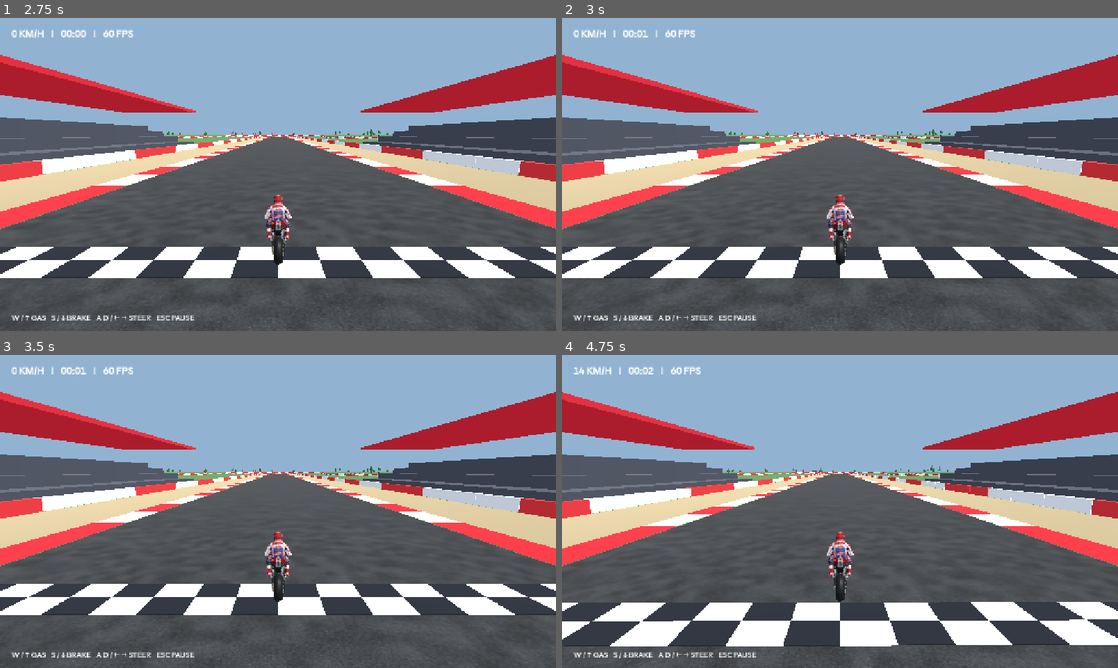
Above: before the commit, frames 1-4 (two rows, left to right).
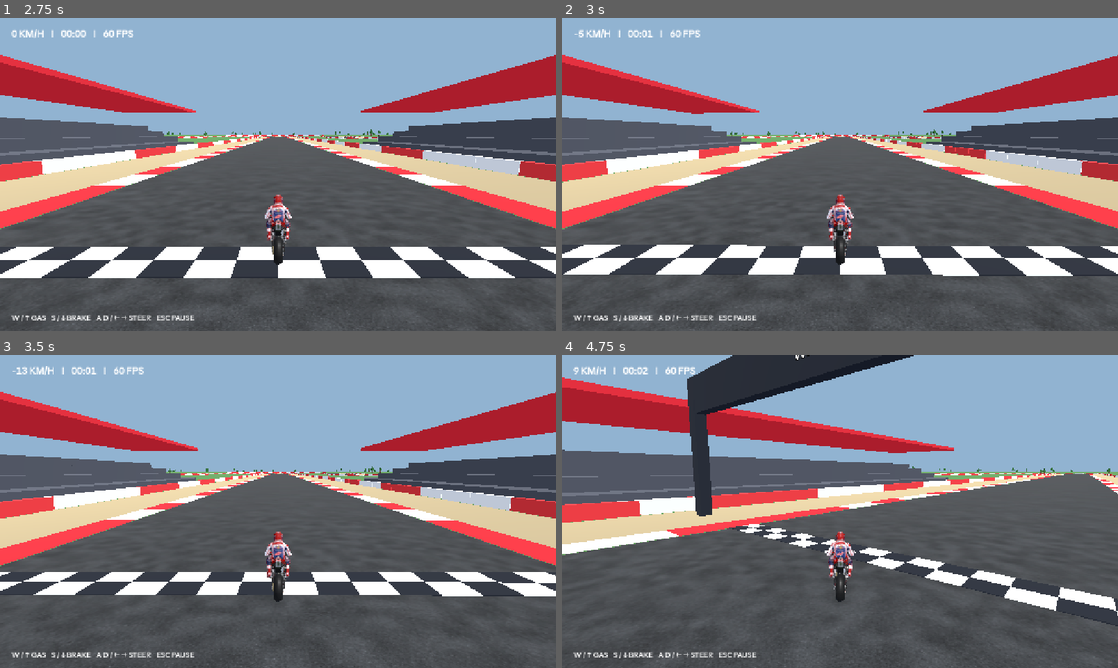
Above: after the commit, the same moments.

Repository: Ahad00010/WMC
Game: Godot game, scene res://main.tscn
Two runs of this game, one before a commit and one after it. Both use one fixed random seed, a clock stepped at 60 frames per second and the inputs below.
Inputs (mouse positions are in pixels of both pictures, inside the frame that each line leads up to):
- Up to frame 1 (2.75 s): click "Sign in with Google" at 0.5 s; click "PLAY" at 1.25 s; tap Enter at 2 s; move the mouse to (400, 158) at 2.02 s; hold D from 2.03 s (still down); click (400, 158) at 2.17 s; tap Space at 2.27 s
- Up to frame 2 (3 s): tap Space at 2.75 s; move the mouse to (728, 190) at 2.77 s; release D at 2.78 s; hold S from 2.78 s (still down)
- Up to frame 3 (3.5 s): keep holding S; tap Space at 3.02 s
- Up to frame 4 (4.75 s): move the mouse to (895, 442) at 3.52 s; release S at 3.53 s; hold D 3.53-4.28 s; move the mouse to (812, 574) at 4.27 s; hold W from 4.28 s (still down); click (812, 574) at 4.42 s; tap Space at 4.52 s

Frame 1 is identical in both runs. In frame 2, 2.9% of the frame differs, in the area x 0-100%, y 3-100%; in frame 3, 13%; in frame 4, 44%, in the area x 0-100%, y 0-100%.

Commit message:
Fix native cornering, reverse, walls and profile editor
Co-authored-by: arena-agent <297053741+arena-agent@users.noreply.github.com>

Diff:
--- a/native-prototype/auth.gd
+++ b/native-prototype/auth.gd
@@ -3,6 +3,7 @@
 # Native system-browser OAuth with PKCE. Tokens are held only in memory.
 signal status_changed(message: String)
 signal profile_loaded(profile: Dictionary)
+signal profile_error(message: String)
 const URL := "https://siwvtpijqgtshaknzoyb.supabase.co"
 const KEY := "sb_publishable_YZDH8wjnu0_NoZZN1FXkhQ_c3Gvyqoa"
 const PORT := 18674
@@ -12,6 +13,8 @@
 var input := ""
 var verifier := ""
 var access_token := ""
+var user_id := ""
+var operation := ""
 var pending_at := 0
 var request: HTTPRequest
 
@@ -96,41 +99,86 @@
  status_changed.emit("Finishing sign-in…")
  var payload := JSON.stringify({"auth_code": code, "code_verifier": verifier})
  verifier = ""
+ operation = "token"
  var err := request.request(URL + "/auth/v1/token?grant_type=pkce", ["apikey: " + KEY, "Content-Type: application/json"], HTTPClient.METHOD_POST, payload)
  if err != OK:
   status_changed.emit("Could not contact sign-in service")
 
 func _response(result: int, status: int, _headers: PackedStringArray, body: PackedByteArray) -> void:
+ var current := operation
+ operation = ""
+ var data = JSON.parse_string(body.get_string_from_utf8())
  if result != HTTPRequest.RESULT_SUCCESS or status < 200 or status >= 300:
-  access_token = ""
-  status_changed.emit("Sign-in or profile request failed; try again")
+  if current == "save":
+   var message := "Could not save profile. Please try again."
+   if data is Dictionary and data.get("code", "") == "23505":
+    message = "That username is already taken."
+   elif status == 401 or status == 403:
+    message = "Session expired. Sign in again."
+   profile_error.emit(message)
+  else:
+   access_token = ""
+   user_id = ""
+   status_changed.emit("Sign-in or profile request failed; try again")
   return
- var data = JSON.parse_string(body.get_string_from_utf8())
- if data is Dictionary and data.has("access_token"):
+ if current == "token" and data is Dictionary and data.has("access_token"):
   access_token = str(data.access_token)
   var user = data.get("user", {})
   if not user is Dictionary or not user.has("id"):
    access_token = ""
    status_changed.emit("Sign-in response missing user")
    return
-  var id: String = str(user.id)
-  var path := "/rest/v1/rider_profiles?select=username,display_name,rider_number,plate_color&id=eq." + id.uri_encode()
+  user_id = str(user.id)
+  var path := "/rest/v1/rider_profiles?select=username,display_name,rider_number,plate_color&id=eq." + user_id.uri_encode()
+  operation = "load"
   var err := request.request(URL + path, ["apikey: " + KEY, "Authorization: Bearer " + access_token], HTTPClient.METHOD_GET)
   if err != OK:
-   access_token = ""
+   operation = ""
    status_changed.emit("Could not load your rider profile")
- elif data is Array:
-  if data.size() == 0:
-   status_changed.emit("No rider profile yet — create one in the web game")
-  elif data[0] is Dictionary:
+ elif (current == "load" or current == "save") and data is Array:
+  if data.is_empty() and current == "load":
+   profile_loaded.emit({})
+  elif not data.is_empty() and data[0] is Dictionary:
    profile_loaded.emit(data[0])
+  else:
+   profile_error.emit("Profile could not be saved; please try again")
  else:
-  access_token = ""
-  status_changed.emit("Unexpected sign-in response")
+  status_changed.emit("Unexpected sign-in or profile response")
+
+func save_profile(display_name: String, username: String, number: int, color: String) -> void:
+ if access_token.is_empty() or user_id.is_empty():
+  profile_error.emit("Sign in first")
+  return
+ if request.get_http_client_status() != HTTPClient.STATUS_DISCONNECTED:
+  profile_error.emit("Please wait for the current request")
+  return
+ var name_pattern := RegEx.new()
+ name_pattern.compile("^\\S+\\s+\\S+(?:\\s+.*\\S)?$")
+ var username_pattern := RegEx.new()
+ username_pattern.compile("^[a-z0-9_]{3,20}$")
+ var name := " ".join(display_name.strip_edges().split(" ", false))
+ var handle := username.strip_edges().to_lower()
+ if name.length() > 15 or name_pattern.search(name) == null:
+  profile_error.emit("Use at least two names, no more than 15 characters.")
+  return
+ if username_pattern.search(handle) == null:
+  profile_error.emit("Username must be 3–20 letters, numbers or underscores.")
+  return
+ if number < 10 or number > 99 or color not in ["blue", "red", "yellow", "orange", "green", "cyan", "purple", "pink", "white", "black", "silver"]:
+  profile_error.emit("Choose a two-digit number and a plate color.")
+  return
+ var payload := JSON.stringify({"id": user_id, "display_name": name, "username": handle, "rider_number": number, "plate_color": color})
+ operation = "save"
+ var err := request.request(URL + "/rest/v1/rider_profiles?on_conflict=id&select=username,display_name,rider_number,plate_color", ["apikey: " + KEY, "Authorization: Bearer " + access_token, "Content-Type: application/json", "Prefer: resolution=merge-duplicates,return=representation"], HTTPClient.METHOD_POST, payload)
+ if err != OK:
+  operation = ""
+  profile_error.emit("Could not contact profile service.")
 
 func sign_out() -> void:
  listener.stop()
  verifier = ""
  request.cancel_request()
  access_token = ""
+ user_id = ""
+ operation = ""
  status_changed.emit("Signed out on this device")
--- a/native-prototype/main.gd
+++ b/native-prototype/main.gd
@@ -23,6 +23,7 @@
 var speed := 0.0
 var heading := 0.0
 var steer := 0.0
+var impact_cooldown := 0.0
 var nearest := 0
 var elapsed := 0.0
 var active := false
@@ -47,6 +48,14 @@
 var auth_button: Button
 var sign_out_button: Button
 var auth: Node
+var profile: Dictionary = {}
+var profile_panel: Control
+var profile_error: Label
+var profile_name: LineEdit
+var profile_username: LineEdit
+var profile_number: SpinBox
+var profile_color: OptionButton
+var profile_save: Button
 
 func _ready() -> void:
  mobile = OS.has_feature("mobile")
@@ -323,6 +332,7 @@
  camera.look_at(bike.position + direction * 7.0 + Vector3.UP, Vector3.UP)
  speed = 0.0
  steer = 0.0
+ impact_cooldown = 0.0
  elapsed = 0.0
  active = false
  paused = false
@@ -331,48 +341,85 @@
  for key in touch:
   touch[key] = false
 
+# Project onto nearby road segments, rather than measuring to sparse point
+# samples. This keeps surface classification stable through corners.
+func _track_projection() -> Dictionary:
+ var best := INF
+ var closest := nearest
+ var best_point := Vector3.ZERO
+ var best_side := Vector3.RIGHT
+ for offset in range(-40, 41):
+  var i := posmod(nearest + offset, track.size())
+  var a := track[i]
+  var b := track[(i + 1) % track.size()]
+  var point := Geometry3D.get_closest_point_to_segment(bike.position, a, b)
+  var d := bike.position.distance_squared_to(point)
+  if d < best:
+   best = d
+   closest = i
+   best_point = point
+   var tangent := (b - a).normalized()
+   best_side = Vector3(-tangent.z, 0, tangent.x)
+ nearest = closest
+ return {"point": best_point, "side": best_side, "lat": (bike.position - best_point).dot(best_side)}
+
 func _physics_process(dt: float) -> void:
  if not active:
   return
  elapsed += dt
  var throttle: bool = Input.is_key_pressed(KEY_W) or Input.is_key_pressed(KEY_UP) or touch.accelerate
  var hard_brake: bool = Input.is_key_pressed(KEY_SPACE)
- var braking: bool = hard_brake or Input.is_key_pressed(KEY_S) or Input.is_key_pressed(KEY_DOWN) or touch.brake
+ var braking: bool = Input.is_key_pressed(KEY_S) or Input.is_key_pressed(KEY_DOWN) or touch.brake
  var left: bool = Input.is_key_pressed(KEY_A) or Input.is_key_pressed(KEY_LEFT) or touch.left
  var right: bool = Input.is_key_pressed(KEY_D) or Input.is_key_pressed(KEY_RIGHT) or touch.right
- var turn := float(int(left) - int(right))
- steer = move_toward(steer, turn, dt * 3.5)
- if braking:
-  speed = maxf(speed - (40.0 if hard_brake else 30.0) * dt, 0.0)
- elif throttle:
-  # Same acceleration curve and top speed as the website's race physics.
-  var acceleration := 17.0 * (1.0 - pow(clampf(speed / MAX_SPEED, 0.0, 1.0), 1.6))
-  speed = minf(speed + acceleration * dt, MAX_SPEED)
- else:
-  speed = maxf(speed - (1.3 + 0.0007 * speed * speed) * dt, 0.0)
- heading += steer * dt * clampf(speed / 35.0, 0.0, 1.0) * 0.8
+ var surface := _track_projection()
+ var offset: float = absf(surface.lat)
+ var grip := 0.5 if offset > ROAD_WIDTH + 2.0 else (0.92 if offset > ROAD_WIDTH else 1.0)
+ var max_speed := MAX_SPEED * 0.36 if offset > ROAD_WIDTH + 2.0 else MAX_SPEED
+ var acceleration := 0.0
+ if throttle:
+  acceleration = 17.0 * (1.0 - pow(maxf(speed, 0.0) / max_speed, 1.6))
+  if speed < 0:
+   acceleration = 22.0
+ if braking or hard_brake:
+  if hard_brake:
+   acceleration = -40.0 * grip if speed > 0 else (40.0 * grip if speed < 0 else 0.0)
+  elif speed > 0.4:
+   acceleration = -30.0 * grip
+  elif not throttle:
+   acceleration = -9.0 if speed > -9.0 else 0.0
+ if not throttle and not braking and not hard_brake:
+  acceleration = -(1.3 + 0.0007 * speed * speed) * signf(speed)
+ if speed > max_speed:
+  acceleration -= minf(40.0, (speed - max_speed) * 3.0 + 8.0)
+ acceleration -= 2.2 * absf(steer) * (absf(speed) / MAX_SPEED) * signf(speed)
+ var old_speed := speed
+ speed += acceleration * dt
+ if (hard_brake or (not throttle and not braking)) and old_speed * speed <= 0:
+  speed = 0.0
+ var target := float(int(left) - int(right))
+ var response := 5.5 if target != 0.0 else (16.0 if braking or hard_brake else 9.0)
+ steer = lerpf(steer, target, minf(1.0, dt * response))
+ var absolute_speed := absf(speed)
+ # The old prototype turned at a fixed rate even at high speed, throwing the
+ # bike straight into gravel in normal corners. Match the website's speed/grip curve.
+ var yaw := steer * minf(1.9, 18.0 * grip / maxf(absolute_speed, 0.01)) * minf(1.0, absolute_speed / 4.0) * (1.0 if speed >= 0 else -0.7)
+ heading += yaw * dt
  var forward := Vector3(sin(heading), 0, cos(heading))
  bike.position += forward * speed * dt
+ surface = _track_projection()
+ var lateral: float = surface.lat
+ var wall := ROAD_WIDTH + 9.0
+ if absf(lateral) > wall:
+  var side: Vector3 = surface.side
+  bike.position -= side * (lateral - signf(lateral) * wall)
+  if impact_cooldown <= 0.0:
+   speed *= 0.6
+   impact_cooldown = 0.5
+  speed -= speed * minf(1.0, 2.2 * dt)
+ impact_cooldown = maxf(0.0, impact_cooldown - dt)
  bike.rotation.y = heading
- visual.rotation.z = lerpf(visual.rotation.z, -steer * clampf(speed / 50.0, 0.0, 1.0) * 0.35, minf(1, dt * 6))
- # Driving advances only a few metres per physics tick. Search locally so the
- # denser, better-looking road does not add a full-lap scan on every frame.
- var best := INF
- var closest := nearest
- for offset in range(-40, 41):
-  var i := posmod(nearest + offset, track.size())
-  var dist := bike.position.distance_squared_to(track[i])
-  if dist < best:
-   best = dist
-   closest = i
- nearest = closest
- # Approximate the distance to the nearest road segment.
- var prev := track[(nearest - 1 + track.size()) % track.size()]
- var current := track[nearest]
- var next := track[(nearest + 1) % track.size()]
- var distance := minf(bike.position.distance_to(Geometry3D.get_closest_point_to_segment(bike.position, prev, current)), bike.position.distance_to(Geometry3D.get_closest_point_to_segment(bike.position, current, next)))
- if distance > ROAD_WIDTH + 2.0:
-  speed = maxf(0, speed - 14.0 * dt)
+ visual.rotation.z = lerpf(visual.rotation.z, -steer * clampf(absolute_speed / 24.0, 0.0, 1.0) * 1.05, minf(1, dt * 6.5))
  camera.position = bike.position - forward * 7.0 + Vector3.UP * 3.0
  camera.look_at(bike.position + forward * 7.0 + Vector3.UP, Vector3.UP)
  camera.rotate_object_local(Vector3.BACK, -visual.rotation.z * 0.07)
@@ -437,6 +484,7 @@
   _label(controls, "W / ↑ GAS    S / ↓ BRAKE    A D / ← → STEER    ESC PAUSE", 18, Vector2(26, 680))
  _make_pause_menu(layer)
  _make_menu(layer)
+ _make_profile_editor(layer)
 
 func _unhandled_key_input(event: InputEvent) -> void:
  if event is InputEventKey and event.pressed and not event.echo and event.keycode == KEY_ESCAPE:
@@ -520,10 +568,21 @@
  auth = AUTH_SCRIPT.new()
  add_child(auth)
  auth.status_changed.connect(func(message: String): auth_status.text = message)
- auth.profile_loaded.connect(func(profile: Dictionary):
-  auth_status.text = "@%s  ·  #%s  ·  %s" % [profile.get("username", "rider"), profile.get("rider_number", "—"), profile.get("plate_color", "")]
-  auth_button.visible = false
+ auth.profile_loaded.connect(func(data: Dictionary):
+  profile = data.duplicate()
+  auth_button.text = "Edit profile"
   sign_out_button.visible = true
+  profile_save.disabled = false
+  if profile.is_empty():
+   auth_status.text = "Complete your rider profile"
+   _open_profile_editor()
+  else:
+   auth_status.text = "@%s  ·  #%s  ·  %s" % [profile.get("username", "rider"), profile.get("rider_number", "—"), profile.get("plate_color", "")]
+   profile_panel.visible = false
+ )
+ auth.profile_error.connect(func(message: String):
+  profile_save.disabled = false
+  profile_error.text = message
  )
 
 func _make_menu(layer: CanvasLayer) -> void:
@@ -561,13 +620,20 @@
  )
  auth_button = _button(card, "Sign in with Google", Vector2(116, 326), Vector2(180, 38))
  auth_button.add_theme_font_size_override("font_size", 13)
- auth_button.pressed.connect(func(): auth.sign_in())
- sign_out_button = _button(card, "Sign out", Vector2(116, 326), Vector2(110, 38))
+ auth_button.pressed.connect(func():
+  if auth.access_token.is_empty():
+   auth.sign_in()
+  else:
+   _open_profile_editor()
+ )
+ sign_out_button = _button(card, "Sign out", Vector2(304, 326), Vector2(90, 38))
  sign_out_button.add_theme_font_size_override("font_size", 13)
  sign_out_button.visible = false
  sign_out_button.pressed.connect(func():
   auth.sign_out()
-  auth_button.visible = true
+  auth_button.text = "Sign in with Google"
+  profile.clear()
+  profile_panel.visible = false
   sign_out_button.visible = false
  )
  auth_status = _label(card, "", 12, Vector2(0, 369))
@@ -624,3 +690,73 @@
   engine_filtered += filter * ((saw + square) * 0.5 - engine_filtered)
   var sample := engine_filtered * engine_gain
   engine_playback.push_frame(Vector2(sample, sample))
+
+
+func _make_profile_editor(layer: CanvasLayer) -> void:
+ profile_panel = Control.new()
+ layer.add_child(profile_panel)
+ profile_panel.set_anchors_and_offsets_preset(Control.PRESET_FULL_RECT)
+ profile_panel.visible = false
+ var backdrop := ColorRect.new()
+ backdrop.color = Color(0.01, 0.02, 0.03, 0.93)
+ profile_panel.add_child(backdrop)
+ backdrop.set_anchors_and_offsets_preset(Control.PRESET_FULL_RECT)
+ var card := Control.new()
+ card.position = Vector2(390, 45)
+ card.size = Vector2(500, 630)
+ profile_panel.add_child(card)
+ var title := _label(card, "RIDER PROFILE", 38, Vector2(0, 0))
+ title.add_theme_font_override("font", DISPLAY_FONT)
+ _label(card, "DISPLAY NAME", 16, Vector2(0, 70))
+ profile_name = LineEdit.new()
+ profile_name.position = Vector2(0, 96)
+ profile_name.size = Vector2(490, 44)
+ profile_name.max_length = 15
+ profile_name.placeholder_text = "First and last name"
+ card.add_child(profile_name)
+ _label(card, "UNIQUE USERNAME", 16, Vector2(0, 154))
+ profile_username = LineEdit.new()
+ profile_username.position = Vector2(0, 180)
+ profile_username.size = Vector2(490, 44)
+ profile_username.max_length = 20
+ profile_username.placeholder_text = "letters, numbers and underscores"
+ card.add_child(profile_username)
+ _label(card, "RACING NUMBER", 16, Vector2(0, 238))
+ profile_number = SpinBox.new()
+ profile_number.position = Vector2(0, 264)
+ profile_number.size = Vector2(180, 44)
+ profile_number.min_value = 10
+ profile_number.max_value = 99
+ profile_number.step = 1
+ card.add_child(profile_number)
+ _label(card, "NUMBER PLATE COLOR", 16, Vector2(0, 322))
+ profile_color = OptionButton.new()
+ profile_color.position = Vector2(0, 348)
+ profile_color.size = Vector2(250, 44)
+ for color in ["blue", "red", "yellow", "orange", "green", "cyan", "purple", "pink", "white", "black", "silver"]:
+  profile_color.add_item(color.capitalize())
+  profile_color.set_item_metadata(profile_color.item_count - 1, color)
+ card.add_child(profile_color)
+ profile_error = _label(card, "", 15, Vector2(0, 410))
+ profile_error.add_theme_color_override("font_color", Color("ff7a7a"))
+ profile_save = _button(card, "SAVE", Vector2(0, 470), Vector2(190, 52))
+ profile_save.pressed.connect(func():
+  profile_error.text = "Saving…"
+  profile_save.disabled = true
+  auth.save_profile(profile_name.text, profile_username.text, int(profile_number.value), str(profile_color.get_selected_metadata()))
+ )
+ var cancel := _button(card, "CANCEL", Vector2(205, 470), Vector2(190, 52))
+ cancel.pressed.connect(func(): profile_panel.visible = false)
+
+func _open_profile_editor() -> void:
+ profile_error.text = ""
+ profile_save.disabled = false
+ profile_name.text = str(profile.get("display_name", ""))
+ profile_username.text = str(profile.get("username", ""))
+ profile_number.value = int(profile.get("rider_number", 10))
+ var color := str(profile.get("plate_color", "blue"))
+ for i in range(profile_color.item_count):
+  if profile_color.get_item_metadata(i) == color:
+   profile_color.select(i)
+   break
+ profile_panel.visible = true
--- a/native-prototype/smoke.gd
+++ b/native-prototype/smoke.gd
@@ -86,6 +86,61 @@
   push_error("Acceleration after braking is too slow")
   quit(1)
   return
+ # Real reverse control: S/mobile brake from rest must move backwards.
+ game._reset()
+ game.active = true
+ game.touch["brake"] = true
+ var reverse_start: Vector3 = game.bike.position
+ for i in range(60):
+  game._physics_process(1.0 / 60.0)
+ if game.speed >= -1.0 or game.bike.position.distance_to(reverse_start) < 0.5:
+  push_error("Brake from rest did not reverse")
+  quit(1)
+  return
+ # The visible walls have matching physical track bounds on both sides.
+ for wall_side in [-1, 1]:
+  game._reset()
+  game.active = true
+  var direction: Vector3 = (game.track[1] - game.track[0]).normalized()
+  var side := Vector3(-direction.z, 0, direction.x)
+  game.bike.position = game.track[0] + side * wall_side * 24.0 + Vector3.UP * 0.05
+  game.speed = 25.0
+  game._physics_process(1.0 / 60.0)
+  var hit: Dictionary = game._track_projection()
+  if absf(hit.lat) > game.ROAD_WIDTH + 9.001 or game.speed >= 25.0:
+   push_error("Bike passed through a barrier or failed to slow")
+   quit(1)
+   return
+ # Accelerating while steering on asphalt must not be treated as gravel.
+ game._reset()
+ game.active = true
+ game.speed = 18.0
+ game.touch["left"] = true
+ game.touch["accelerate"] = true
+ var corner_speed: float = game.speed
+ for i in range(20):
+  game._physics_process(1.0 / 60.0)
+ if game.speed <= corner_speed:
+  push_error("Bike failed to accelerate while cornering on asphalt")
+  quit(1)
+  return
+ # Editor opens with existing data and validates before any network request.
+ game.profile = {"display_name":"Test Rider", "username":"testrider", "rider_number":93, "plate_color":"red"}
+ game._open_profile_editor()
+ if not game.profile_panel.visible or game.profile_name.text != "Test Rider" or game.profile_username.text != "testrider" or int(game.profile_number.value) != 93 or game.profile_color.get_selected_metadata() != "red":
+  push_error("Profile editor failed to populate saved fields")
+  quit(1)
+  return
+ game.auth.access_token = "test-only-token"
+ game.auth.user_id = "test-only-id"
+ game.auth.save_profile("Test Rider", "invalid name!", 93, "red")
+ if not game.profile_error.text.contains("Username"):
+  push_error("Profile validation failed")
+  quit(1)
+  return
+ game.auth.access_token = ""
+ game.auth.user_id = ""
+ game.profile_panel.visible = false
  if game.engine_player == null or not game.engine_player.stream is AudioStreamGenerator:
   push_error("Native engine audio was not initialized")
   quit(1)
